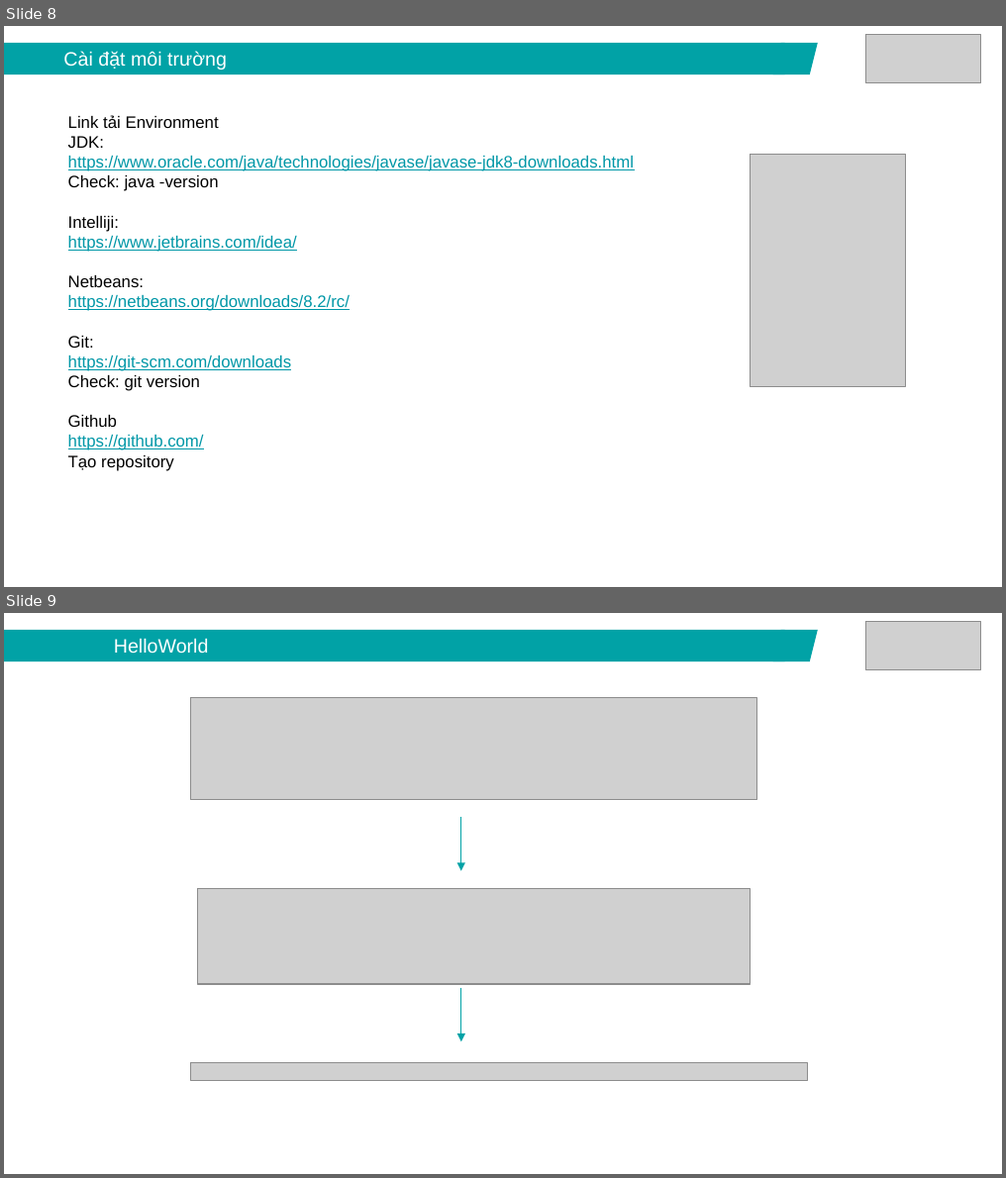
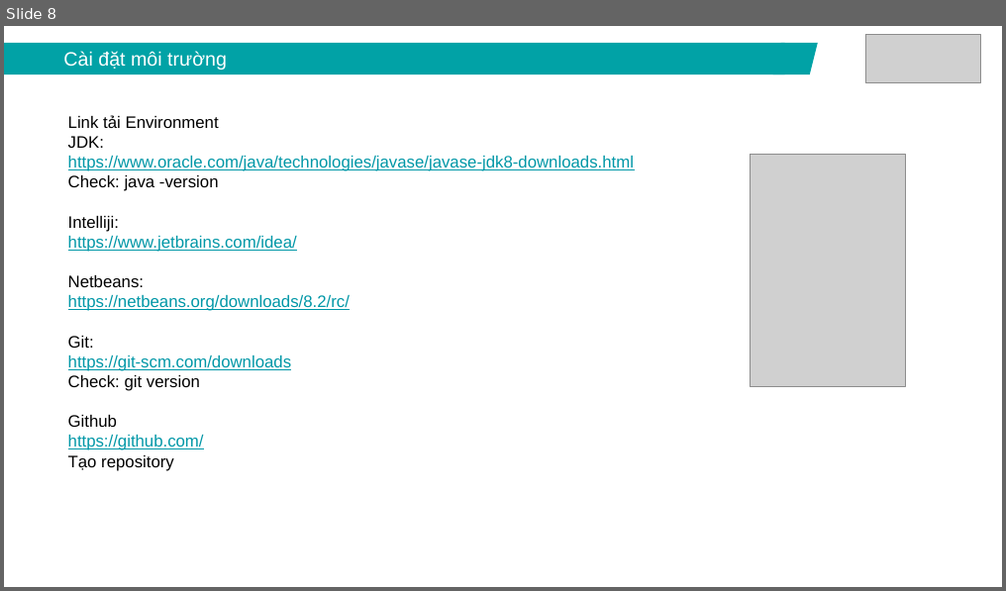
Before and after one commit to lamxung55/javacore, a slide deck: ppt/Java core - Lecture 1 - Introduction.pptx. Shown one above the other, each under a label of ours: slides 8 and 9 before the commit, slide 8 after it. The pictures are 1006x1178 and 1006x591 pixels, drawn with LibreOffice and Linux fonts; fonts in the diff are those of the drawing; grey boxes stand for pictures. Boxes give left, top, right and bottom in pixels: in the first picture for what was removed or moved away, otherwise in the second. Text is boxed around its words. In the diff, an @@ line names an element or a change of style, - is before the commit and + after.

```diff
--- a/ppt/Java core - Lecture 1 - Introduction.pptx
+++ b/ppt/Java core - Lecture 1 - Introduction.pptx
@@ slide 9 removed at box(4, 613, 1002, 1174), background #FFFFFF @@
@@ rectangle removed at box(4, 630, 784, 662) @@
-HelloWorld
@@ parallelogram removed at box(772, 630, 818, 662) @@
@@ picture removed at box(865, 621, 981, 669) @@
@@ picture removed at box(190, 698, 756, 798) @@
@@ arrow removed from (461, 818) to (461, 871) @@
@@ picture removed at box(198, 889, 749, 985) @@
@@ arrow removed from (461, 988) to (461, 1042) @@
@@ picture removed at box(190, 1063, 807, 1081) @@
```
Also in this commit, not shown: 5 slides changed, 5 slides added, 4 other slides removed.
